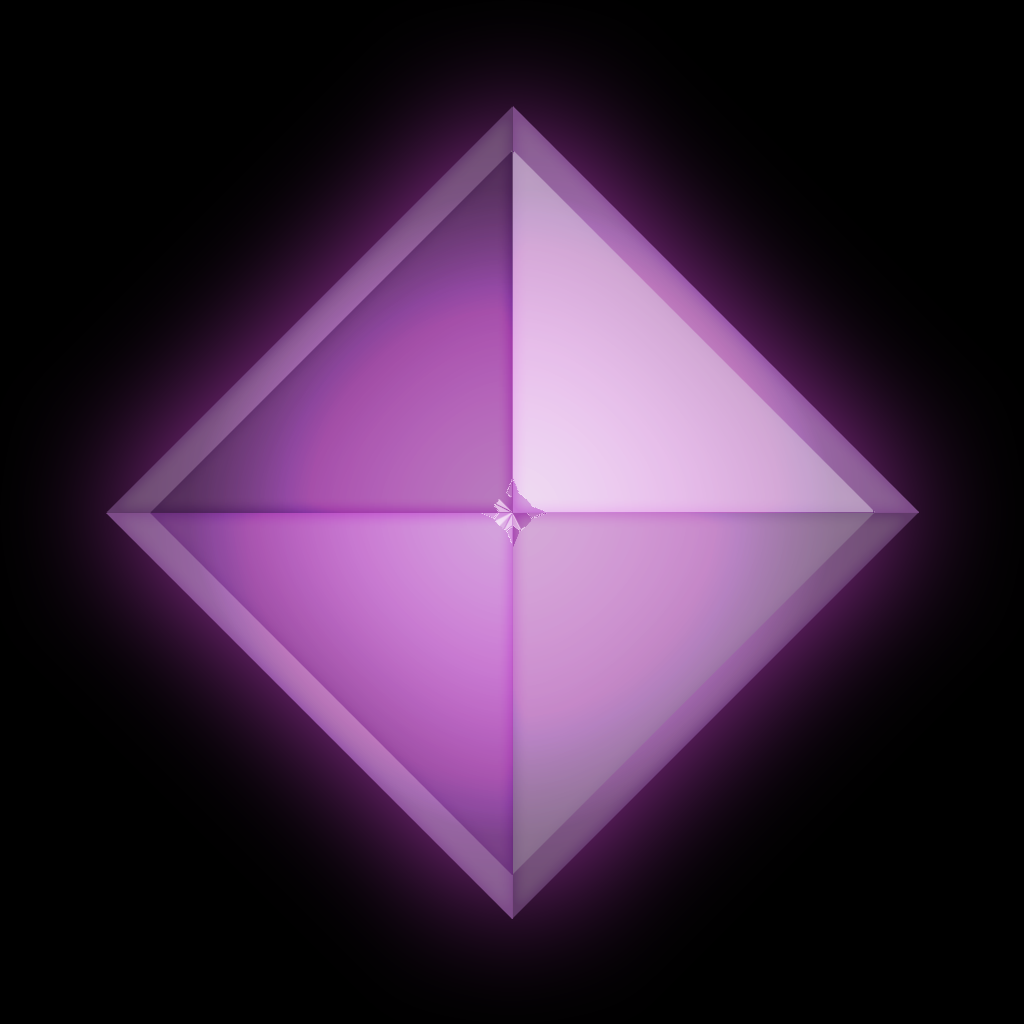
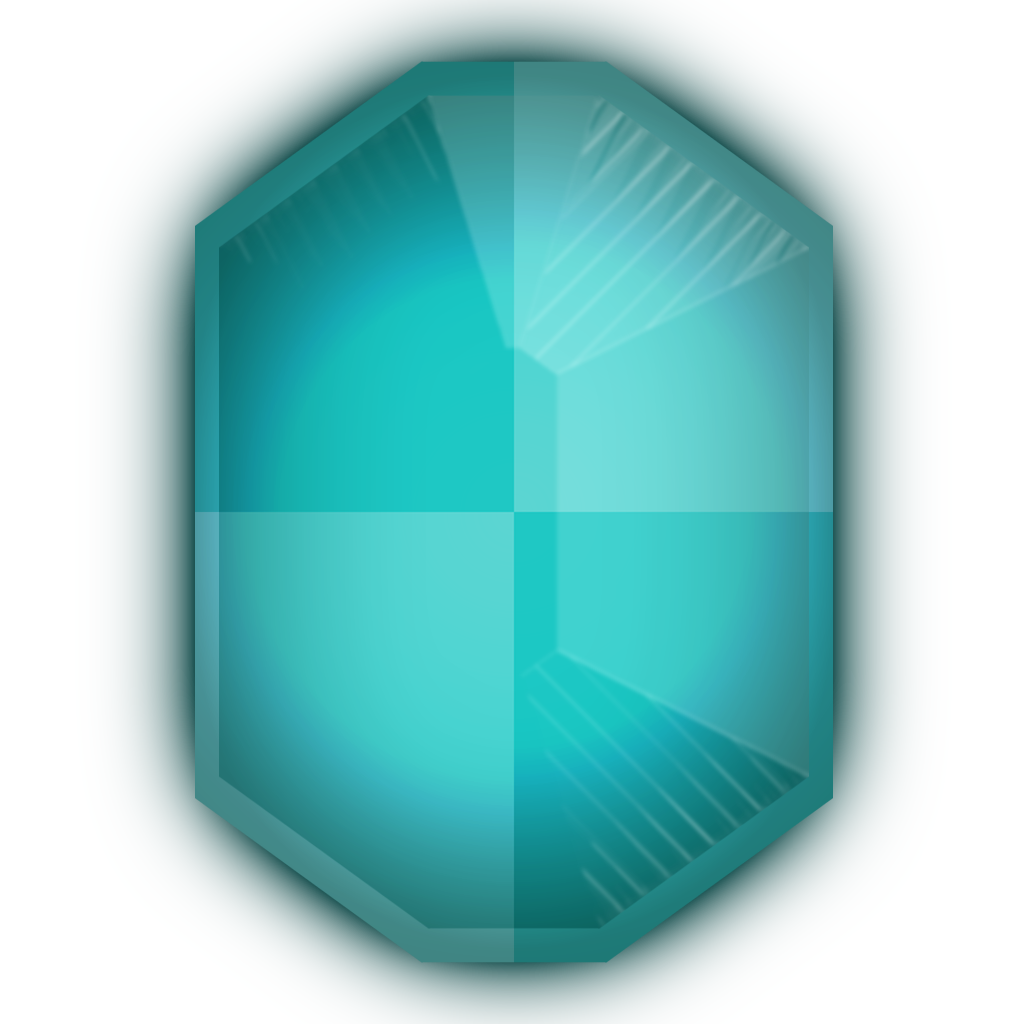
The second 1024 x 1024 image is a revision of the first. Changes to its layers:
added group "Aquamarine" with 2 layers above "Ruby" over (x1=195, y1=61, x2=833, y2=963)
added layer "Polygon 1 copy 4" (multiply, 75%) in group "Aquamarine" over (x1=219, y1=95, x2=809, y2=929)
added layer "Polygon 1 copy 3" in group "Aquamarine" over (x1=195, y1=61, x2=833, y2=963)
moved "Layer 1 copy 4" into group "Amethyst" over (x1=150, y1=150, x2=875, y2=875)
moved "Layer 1 copy 3" into group "Amethyst" over (x1=106, y1=106, x2=919, y2=919)
hid "Background" over (x1=0, y1=0, x2=1024, y2=1024)